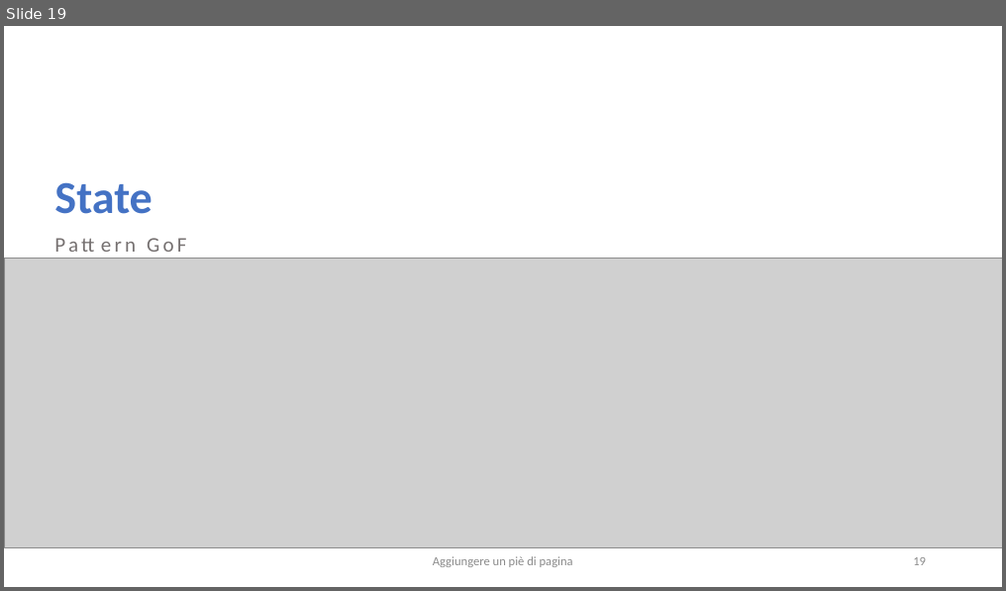
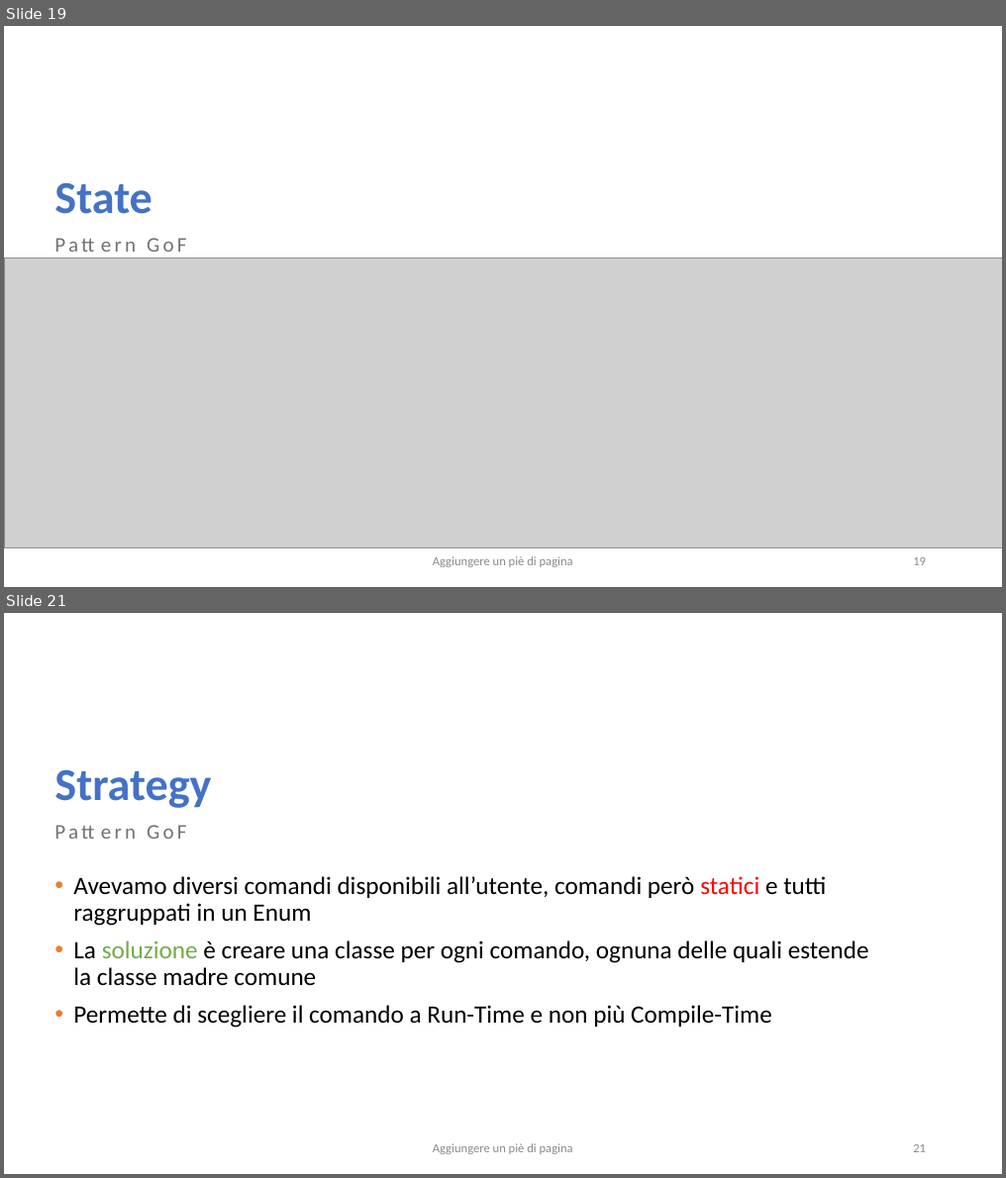
Before and after one commit to salvalai-matteo/EventBookDocumentation, a slide deck: Progetto Ingegneria SW.pptx. Shown one above the other, each under a label of ours: slide 19 before the commit, slides 19 and 21 after it; the slides between them are not shown. The pictures are 1006x591 and 1006x1178 pixels, drawn with LibreOffice and Linux fonts; fonts in the diff are those of the drawing; grey boxes stand for pictures. Boxes give left, top, right and bottom in pixels: in the first picture for what was removed or moved away, otherwise in the second. Text is boxed around its words. In the diff, an @@ line names an element or a change of style, - is before the commit and + after.

Commit message:
Presentazione aggiornata con Strategy

```diff
--- a/Progetto Ingegneria SW.pptx
+++ b/Progetto Ingegneria SW.pptx
@@ slide 21 added at <box>4,613,1002,1174</box>, background #FFFFFF @@
@@ title added at <box>54,769,211,808</box>, 44 pt, text #4472C4, bold @@
+Strategy
@@ text added at <box>48,817,648,867</box>, 20 pt, text #767171 @@
+Pattern GoF
@@ text added at <box>73,876,869,1028</box>, 24 pt, text #000000 @@
+• Avevamo diversi comandi disponibili all’utente, comandi però statici e tutti raggruppati in un Enum
+• La soluzione è creare una classe per ogni comando, ognuna delle quali estende la classe madre comune
+• Permette di scegliere il comando a Run-Time e non più Compile-Time
@@ text added at <box>433,1144,573,1155</box>, 12 pt, text #8C8C8C @@
+Aggiungere un piè di pagina
@@ page number added at <box>913,1145,926,1153</box>, 12 pt, text #8C8C8C @@
+21
```
Also in this commit, not shown: 1 slide changed, 1 other slide added.
